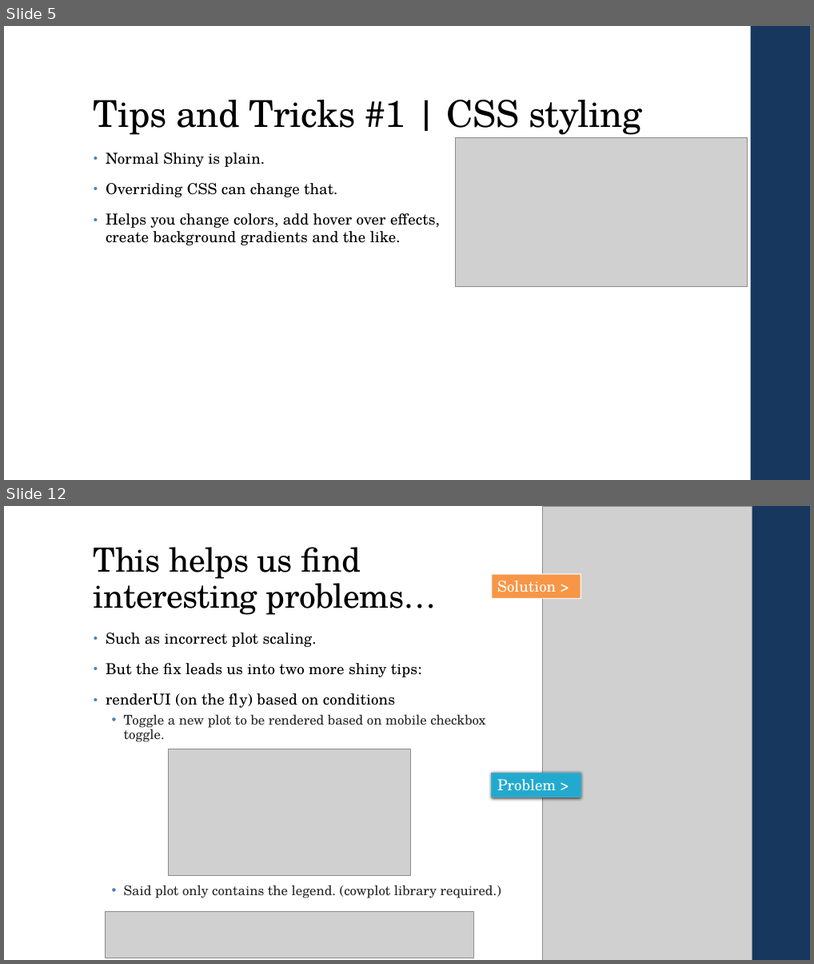
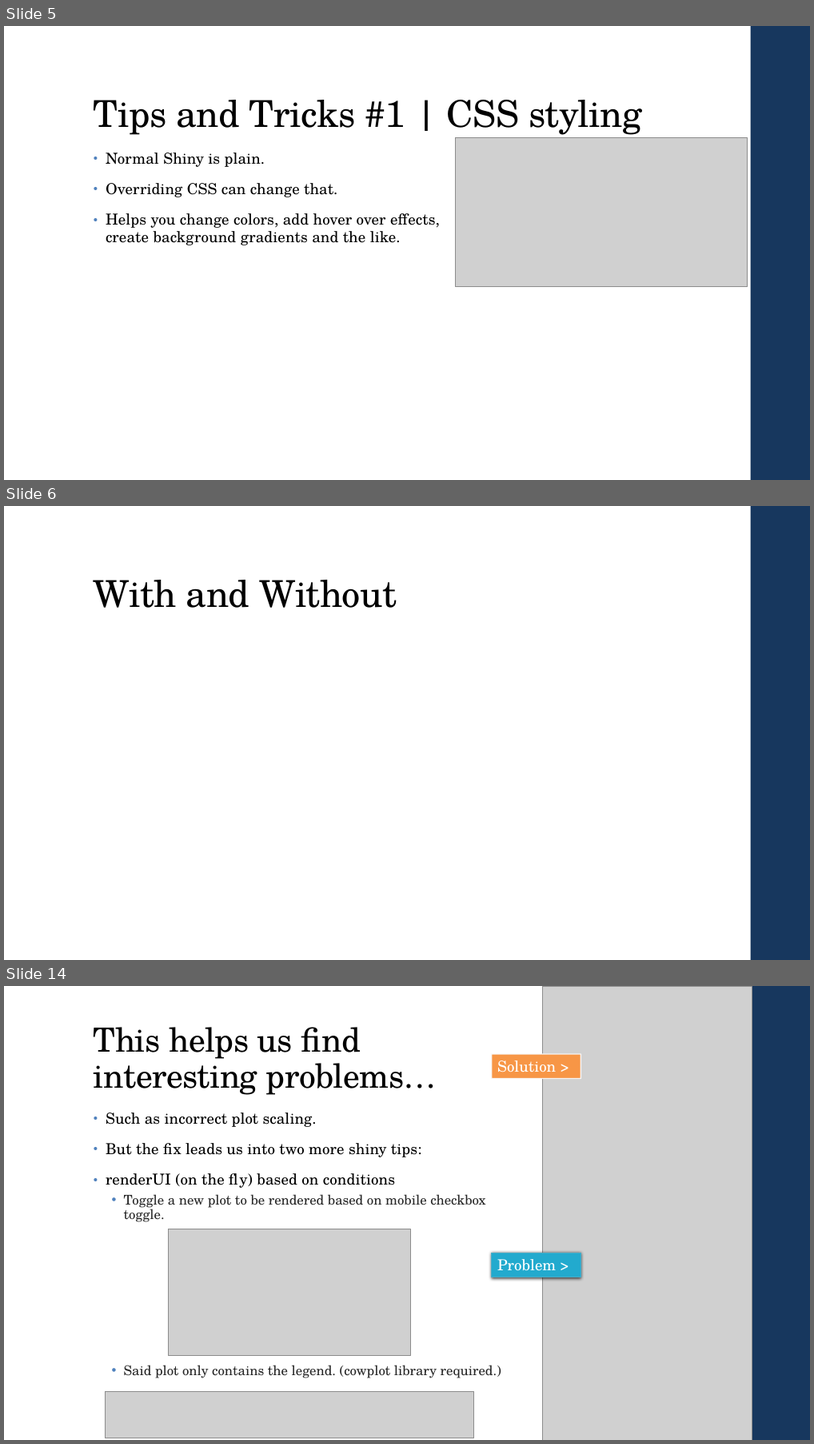
Before and after one commit to bmetenko/RShinyAppStore, a slide deck: Presentation/2019_08_15_RShinyPresentation.pptx. Shown one above the other, each under a label of ours: slides 5 and 12 before the commit, slides 5, 6 and 14 after it; the slides between them are not shown. The pictures are 814x964 and 814x1444 pixels, drawn with LibreOffice and Linux fonts; fonts in the diff are those of the drawing; grey boxes stand for pictures. Boxes give left, top, right and bottom in pixels: in the first picture for what was removed or moved away, otherwise in the second. Text is boxed around its words. In the diff, an @@ line names an element or a change of style, - is before the commit and + after.

```diff
--- a/Presentation/2019_08_15_RShinyPresentation.pptx
+++ b/Presentation/2019_08_15_RShinyPresentation.pptx
@@ slide 6 added at [4,506,810,960], background #FFFFFF; not listed: 1 template element that a slide beside it also shows @@
@@ title added at [94,580,397,608], 44 pt, text #000000 @@
+With and Without
@@ what was slide 12 is now slide 14 @@
```
Also in this commit, not shown: 10 slides changed, 7 other slides added, 1 slide removed.
